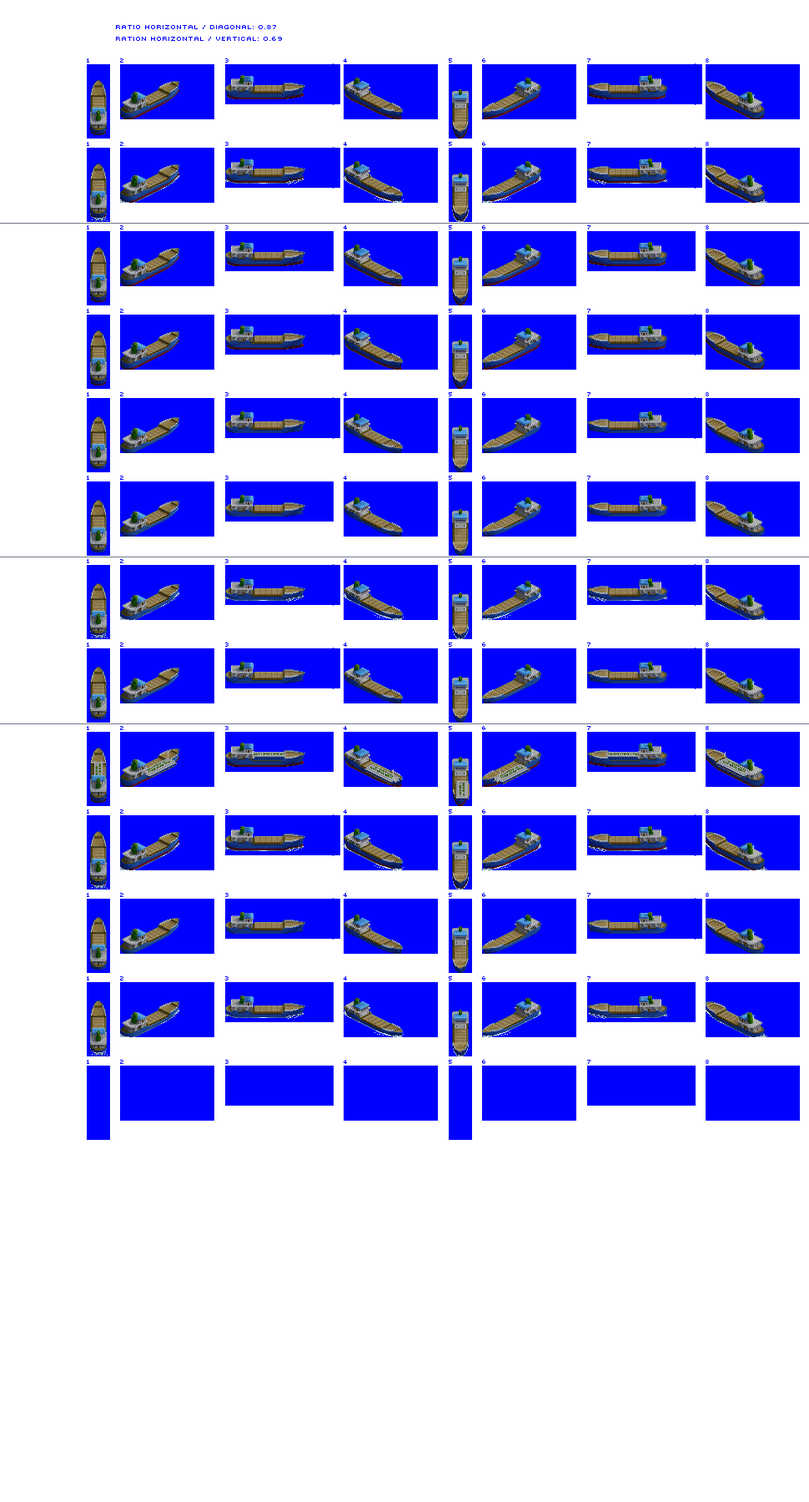
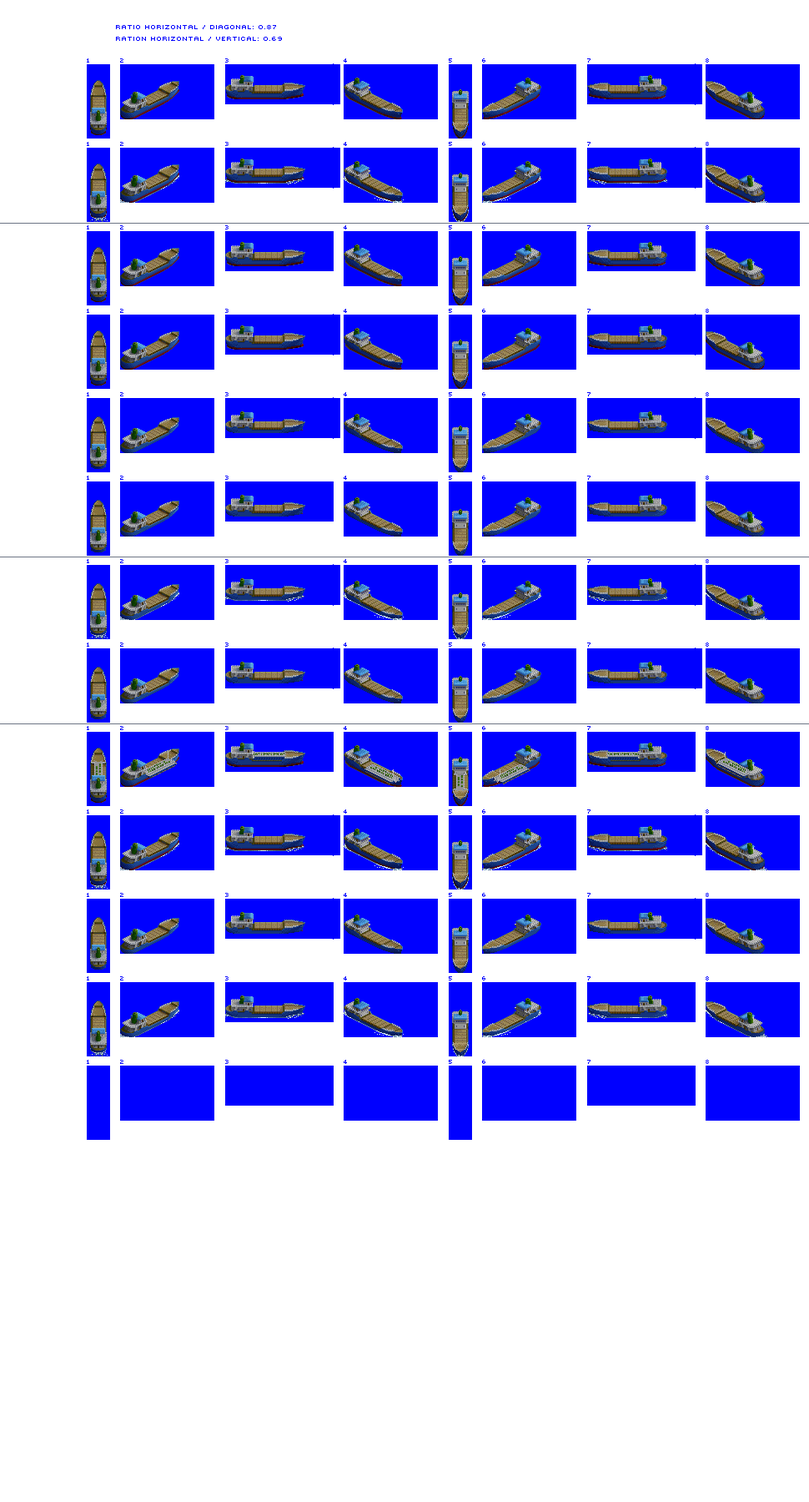
Layer changes from the first 809 x 1502 image to the second:
painted on "Layer 8" over [92, 767, 470, 800]
